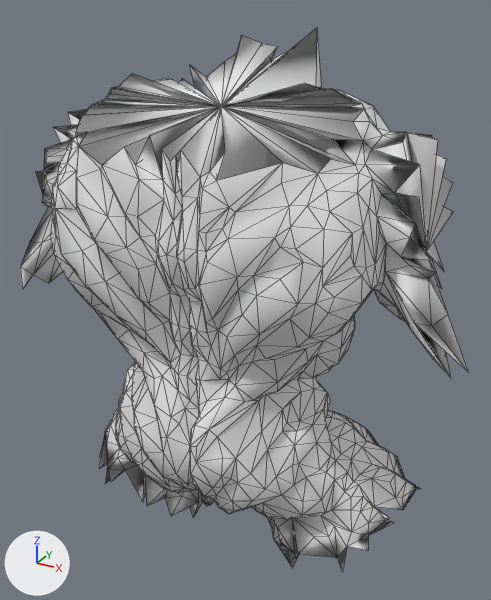
A saved change to the OBJ model src/main/resources/assets/kn8/meshes/kaiju_no13/body.obj.
One viewpoint serves both versions: a 50 mm lens placed at (0.52, -0.97, 1.795), pointed at (0.004, -0.031, 1.326). Every picture has the same lights, and +X, +Y and +Z are marked at lower left. The picture after the commit comes second. Mesh edges are drawn as thin lines. Where no turn or scale is listed for an object, it has been applied to the vertices. Vertices at exactly the same position are counted once.

Names of what the first picture shows: 'body'.
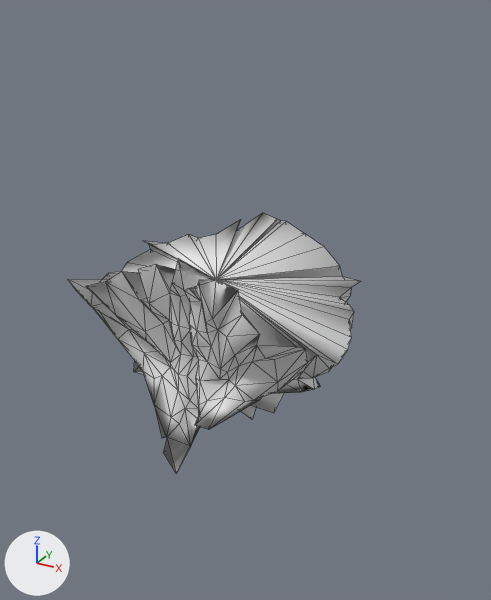
Boxes (x1, y1, x2, y2) around the edits, measured in the pictures (491 x 600 px):
'body', reshaped (35% narrower, 52% shorter)
    before: (20, 28, 469, 571)
    after: (68, 213, 360, 473)
part 1 of me_body, cut back
    before: (20, 28, 469, 378)
    after: (68, 213, 360, 364)
part 2 of me_body, cut back (mostly hidden afterwards)
    before: (99, 365, 421, 571)
    after: (137, 371, 283, 445)

The change in detail:
me_body is used by ob_body; location (0.0, 0.0, 0.0).
me_body had 1299 vertices, 2594 faces and spanned x -0.423..0.4, y -0.255..0.129, z 0.795..1.762.
me_body now has 325 vertices, 646 faces and spans x -0.229..0.22, y -0.248..0.115, z 1.058..1.463.
me_body part 1: 560 vertices removed from x -0.423..0.4, y -0.255..0.129, z 1.297..1.762; 1 vertex added at x -0.006, y -0.111, z 1.39.
me_body part 2: 416 vertices removed from x -0.315..0.321, y -0.242..0.117, z 0.795..1.234; 1 vertex added at x -0.008, y -0.112, z 1.179.
